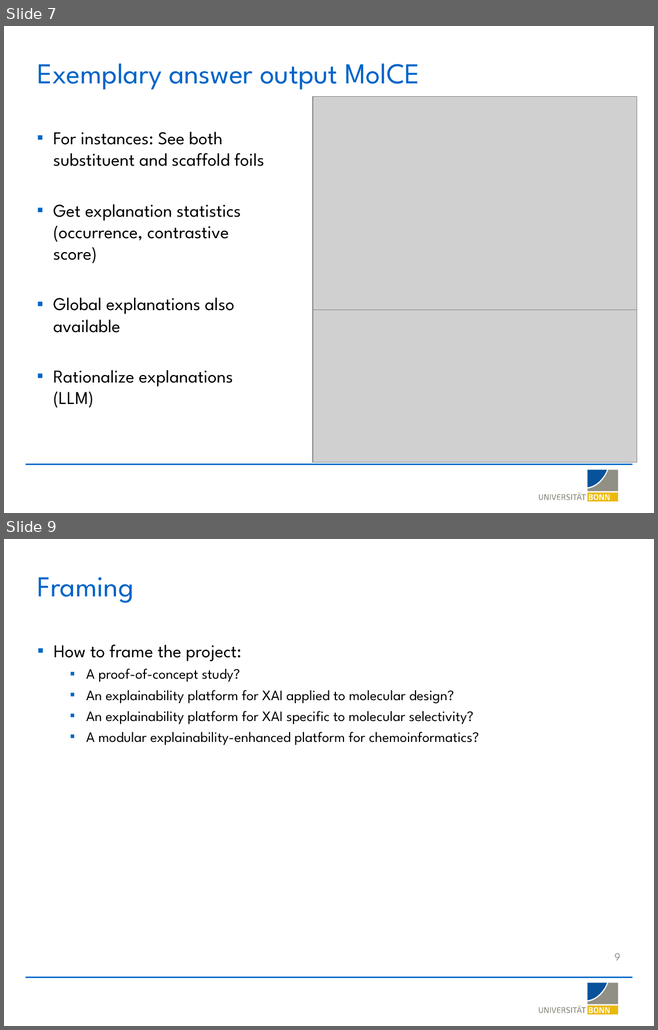
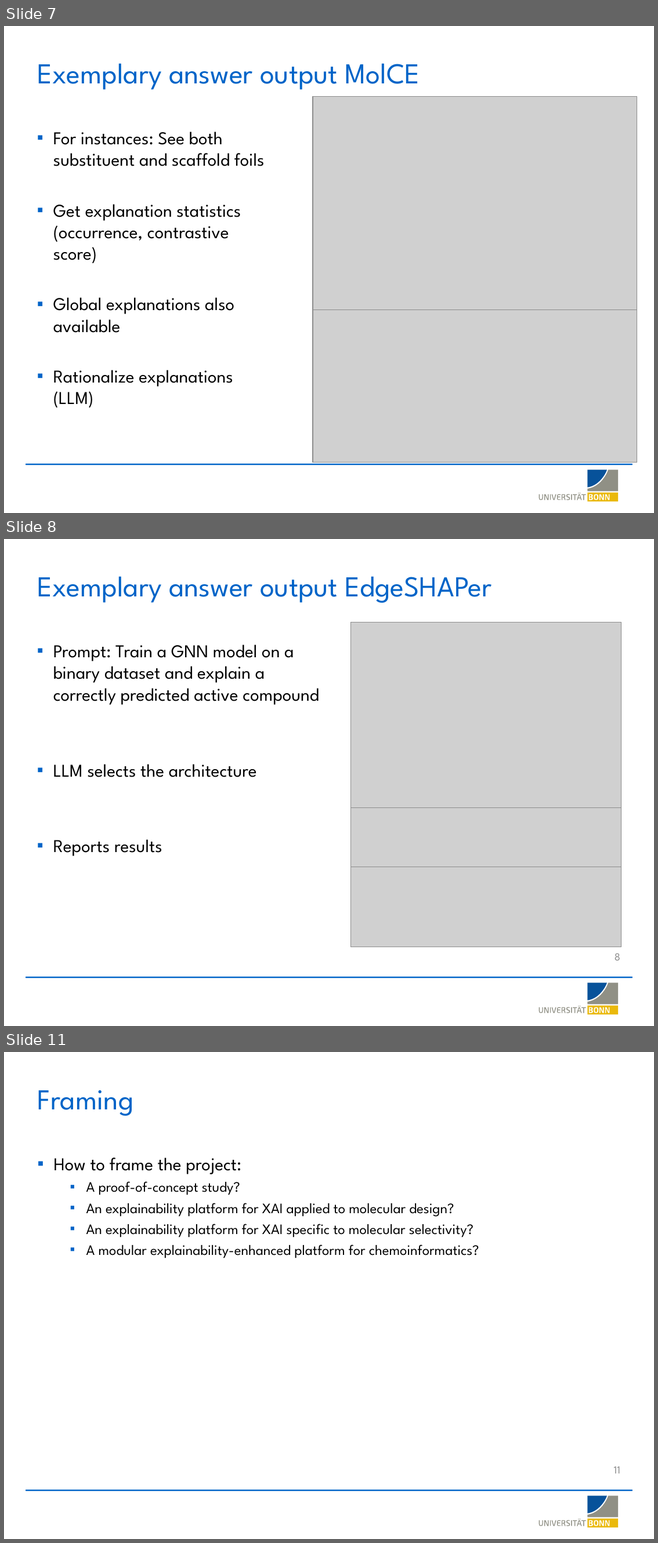
Before and after one commit to LSI-Uni-Bonn/ChemicHAL, a slide deck: slides/AI_Agent_Explainability.pptx. Shown one above the other, each under a label of ours: slides 7 and 9 before the commit, slides 7, 8 and 11 after it; the slides between them are not shown. The pictures are 658x1030 and 658x1543 pixels, drawn with LibreOffice and Linux fonts; fonts in the diff are those of the drawing; grey boxes stand for pictures; background and template pictures are left out. Boxes give left, top, right and bottom in pixels: in the first picture for what was removed or moved away, otherwise in the second. Text is boxed around its words. In the diff, an @@ line names an element or a change of style, - is before the commit and + after.

Commit message:
Update presentation slides with new graphical abstract and revised figures

```diff
--- a/slides/AI_Agent_Explainability.pptx
+++ b/slides/AI_Agent_Explainability.pptx
@@ slide 8 added at <box>4,539,654,1026</box>, background #FFFFFF; not listed: 20 template elements that a slide beside it also shows @@
@@ title added at <box>38,576,492,603</box>, 32 pt, text #0064C8 @@
+Exemplary answer output EdgeSHAPer
@@ picture added at <box>350,622,621,808</box> @@
@@ text added at <box>53,645,319,856</box>, 20 pt, text #000000 @@
+▪ Prompt: Train a GNN model on a binary dataset and explain a correctly predicted active compound
+▪ LLM selects the architecture
+▪ Reports results
@@ picture added at <box>350,808,621,867</box> @@
@@ picture added at <box>350,866,621,947</box> @@
@@ page number added at <box>614,953,620,961</box>, 12 pt, text #8B8B8B @@
+8
@@ what was slide 9 is now slide 11 @@
@@ page number at <box>614,1467,620,1474</box>: text changed @@
-9
+11
```
Also in this commit, not shown: 2 slides changed, 1 other slide added, 2 other files.
